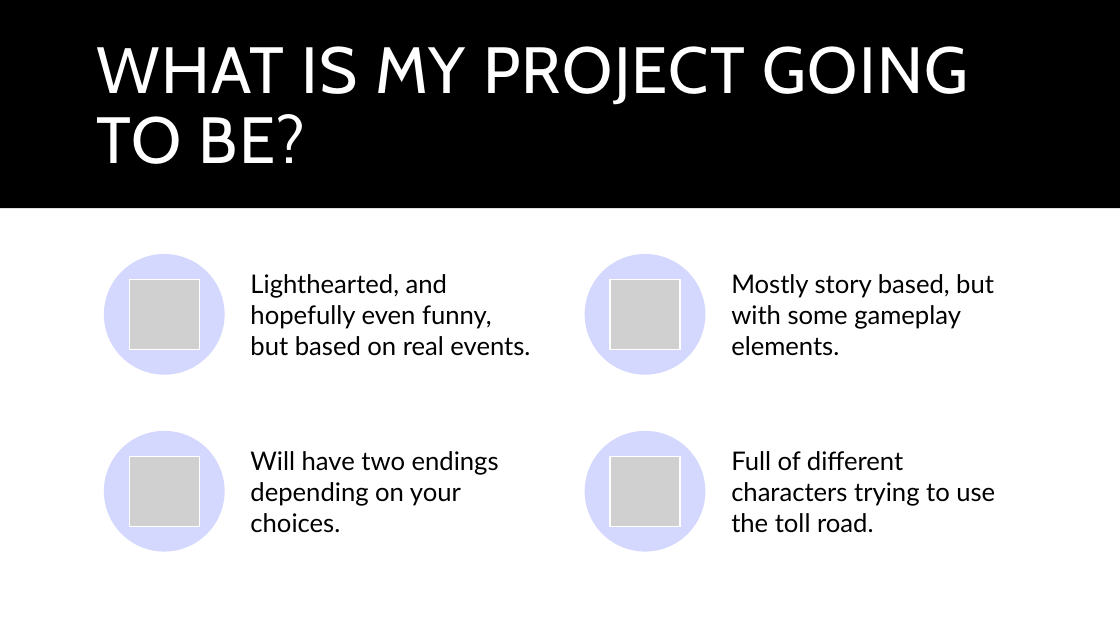
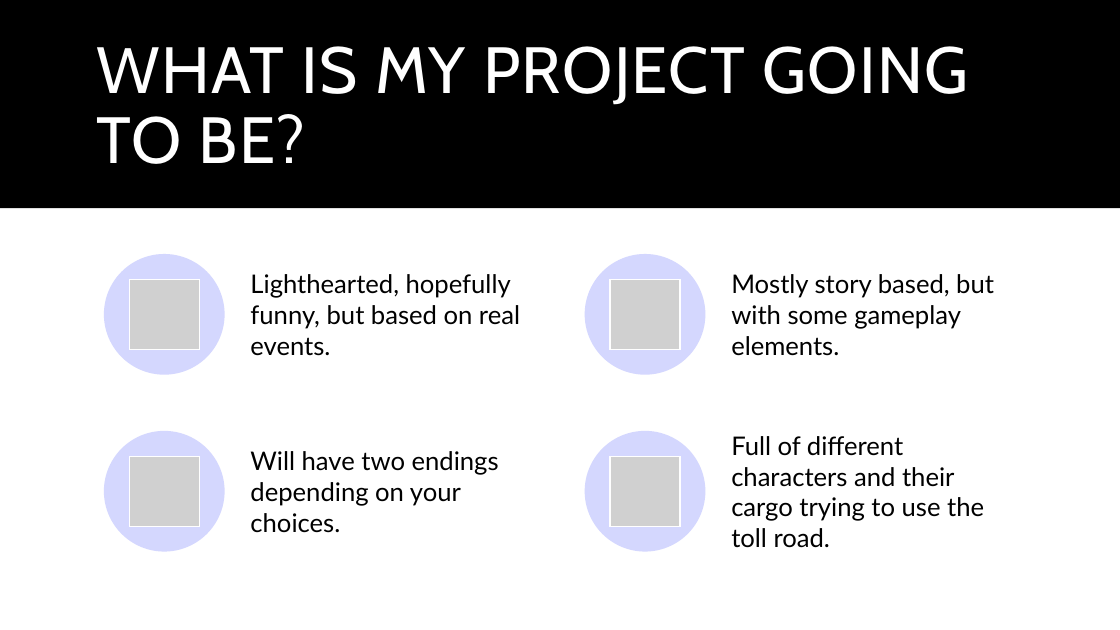
Before and after one commit to DamisaurusRex/bep36-MMP-Repository, a slide deck: slide 4 of The Rebecca Riots.pptx. Drawn at 1120x630 pixels with LibreOffice and Linux fonts; fonts in the diff are those of the drawing; grey boxes stand for pictures. Boxes give left, top, right and bottom in pixels: in the first picture for what was removed or moved away, otherwise in the second. Text is boxed around its words. In the diff, an @@ line names an element or a change of style, - is before the commit and + after.

Commit message:
Slightly altered wording, changed saturation of image on second slide to fit more with the rest of the presentation

```diff
--- a/The Rebecca Riots.pptx
+++ b/The Rebecca Riots.pptx
@@ text at <box>250,274,520,356</box>: text changed @@
-Lighthearted, and hopefully even funny, but based on real events.
+Lighthearted, hopefully funny, but based on real events.
@@ text at <box>731,436,984,548</box>: text changed @@
-Full of different characters trying to use the toll road.
+Full of different characters and their cargo trying to use the toll road.
```
Also in this commit, not shown: 1 other slide changed.
